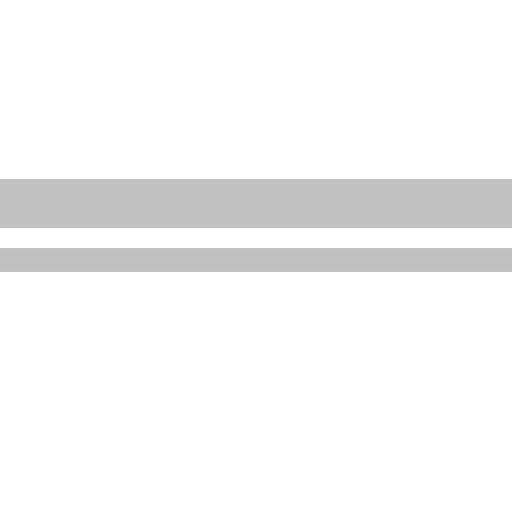
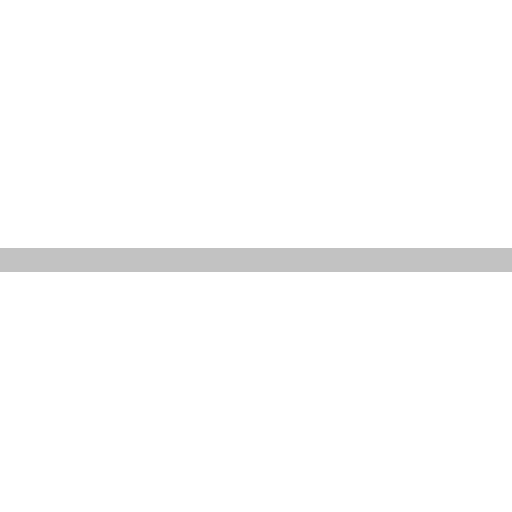
Layered file, before and after one edit (512×512). Changes by layer:
hid "health" over (0, 179, 512, 228)
